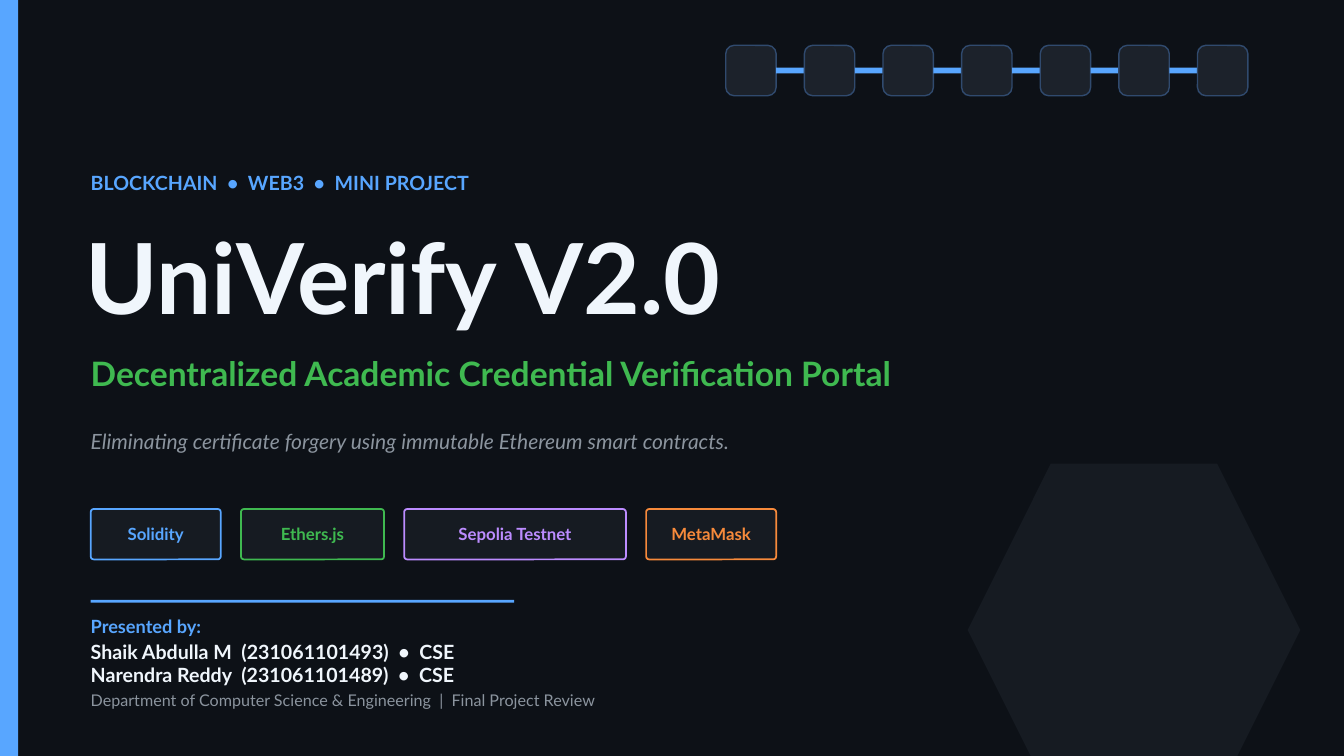
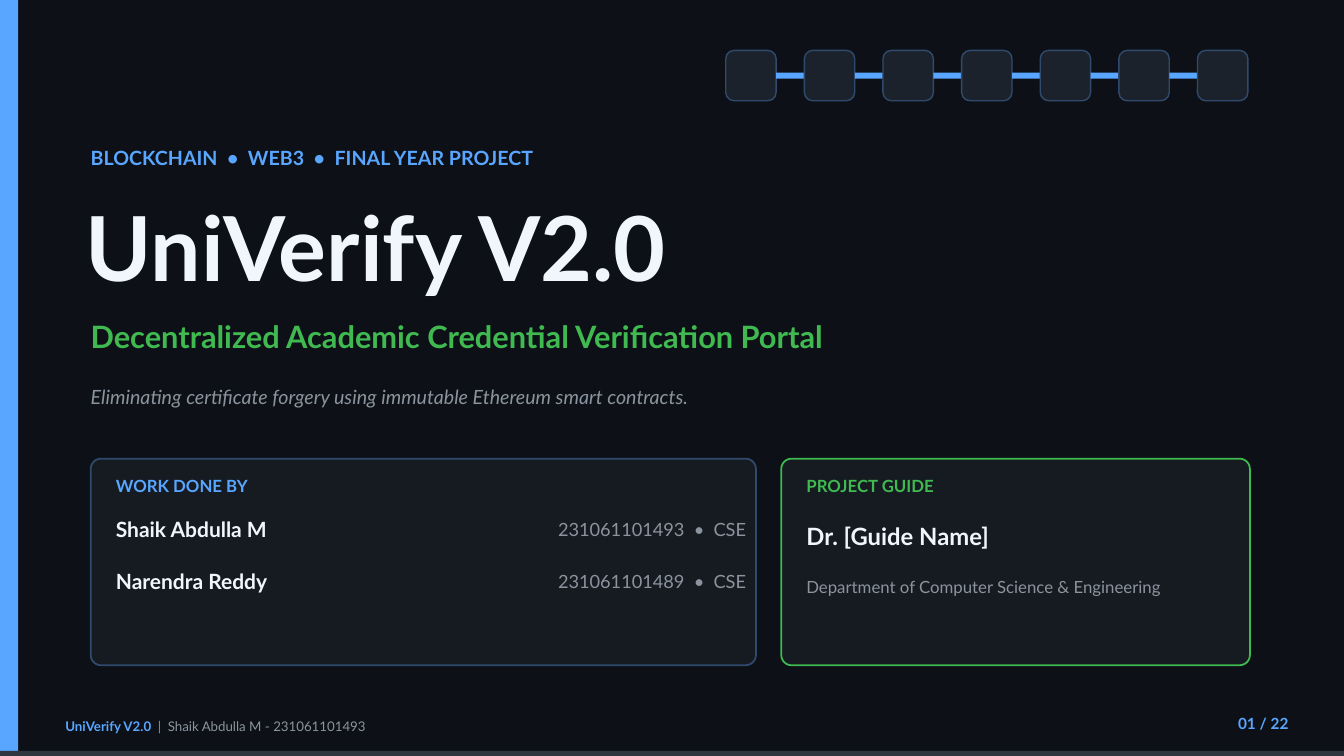
Before and after one commit to shaikmofficial-ai/Univerify, a slide deck: slide 1 of UniVerify_Final_Presentation.pptx. Drawn at 1344x756 pixels with LibreOffice and Linux fonts; fonts in the diff are those of the drawing. Boxes give left, top, right and bottom in pixels: in the first picture for what was removed or moved away, otherwise in the second. Text is boxed around its words. In the diff, an @@ line names an element or a change of style, - is before the commit and + after.

Commit message:
Restructure presentation: 22-slide academic format with 7 UML diagrams, comparative chart, and custom footer

```diff
--- a/UniVerify_Final_Presentation.pptx
+++ b/UniVerify_Final_Presentation.pptx
@@ 7 rounded rectangles, 6 rectangles: place and size @@
-7 rounded rectangles, 6 rectangles at box(726, 45, 1248, 96)
+7 rounded rectangles, 6 rectangles at box(726, 50, 1248, 101)
@@ text at box(91, 150, 533, 165): text changed @@
-BLOCKCHAIN • WEB3 • MINI PROJECT
+BLOCKCHAIN • WEB3 • FINAL YEAR PROJECT
@@ text "UniVerify V2.0": place and size @@
-text "UniVerify V2.0" at box(86, 241, 720, 331)
+text "UniVerify V2.0" at box(86, 214, 665, 296)
@@ text "UniVerify V2.0" at box(86, 214, 665, 296): size 70 to 64 pt @@
@@ text "Decentralized Academic Credential Verification Portal": place and size @@
-text "Decentralized Academic Credential Verification Portal" at box(91, 361, 891, 386)
+text "Decentralized Academic Credential Verification Portal" at box(91, 325, 823, 348)
@@ text "Decentralized Academic Credential Verification Portal" at box(91, 325, 823, 348): size 24 to 22 pt @@
@@ text "Eliminating certificate forgery using immutable ...": place and size @@
-text "Eliminating certificate forgery using immutable ..." at box(91, 433, 729, 453)
+text "Eliminating certificate forgery using immutable ..." at box(91, 389, 688, 408)
@@ text "Eliminating certificate forgery using immutable ..." at box(91, 389, 688, 408): size 15 to 14 pt @@
@@ rounded rectangle added at box(91, 459, 756, 665), fill #161B22, outline #304A6E 1.25 pt @@
@@ text added at box(116, 479, 248, 492), 12 pt, text #58A6FF, bold @@
+WORK DONE BY
@@ rounded rectangle added at box(781, 459, 1250, 665), fill #161B22, outline #3FB950 1.25 pt @@
@@ hexagon removed at box(968, 464, 1301, 756) @@
@@ rounded rectangle removed at box(91, 509, 221, 560) @@
@@ rounded rectangle removed at box(241, 509, 384, 560) @@
@@ rounded rectangle removed at box(404, 509, 626, 560) @@
@@ rounded rectangle removed at box(646, 509, 776, 560) @@
@@ text added at box(806, 480, 934, 492), 12 pt, text #3FB950, bold @@
+PROJECT GUIDE
@@ text added at box(116, 521, 267, 537), 15 pt, text #F0F6FC, bold @@
+Shaik Abdulla M
@@ text removed at box(128, 527, 184, 543) @@
-Solidity
@@ text removed at box(281, 527, 344, 543) @@
-Ethers.js
@@ text removed at box(458, 527, 571, 543) @@
-Sepolia Testnet
@@ text added at box(558, 523, 746, 536), 13 pt, text #8B949E @@
+231061101493 • CSE
@@ text removed at box(671, 527, 751, 540) @@
-MetaMask
@@ text added at box(806, 526, 989, 549), 17 pt, text #F0F6FC, bold @@
+Dr. [Guide Name]
@@ text added at box(116, 573, 267, 593), 15 pt, text #F0F6FC, bold @@
+Narendra Reddy
@@ text added at box(558, 575, 746, 588), 13 pt, text #8B949E @@
+231061101489 • CSE
@@ text added at box(806, 581, 1161, 596), 12 pt, text #8B949E @@
+Department of Computer Science & Engineering
@@ rectangle removed at box(91, 600, 514, 603) @@
@@ text removed at box(91, 619, 595, 709) @@
-Presented by:
-Shaik Abdulla M (231061101493) • CSE
-Narendra Reddy (231061101489) • CSE
-Department of Computer Science & Engineering | Final Project Review
@@ text added at box(1238, 717, 1289, 729), 11 pt, text #58A6FF, bold @@
+01 / 22
@@ text added at box(65, 721, 365, 734), 9.5 pt, text #8B949E @@
+UniVerify V2.0 | Shaik Abdulla M - 231061101493
@@ rectangle added at box(0, 751, 1344, 756), fill #30363D @@
```
Also in this commit, not shown: 3 other slides changed, 18 slides added, 12 slides removed, 1 other file.
